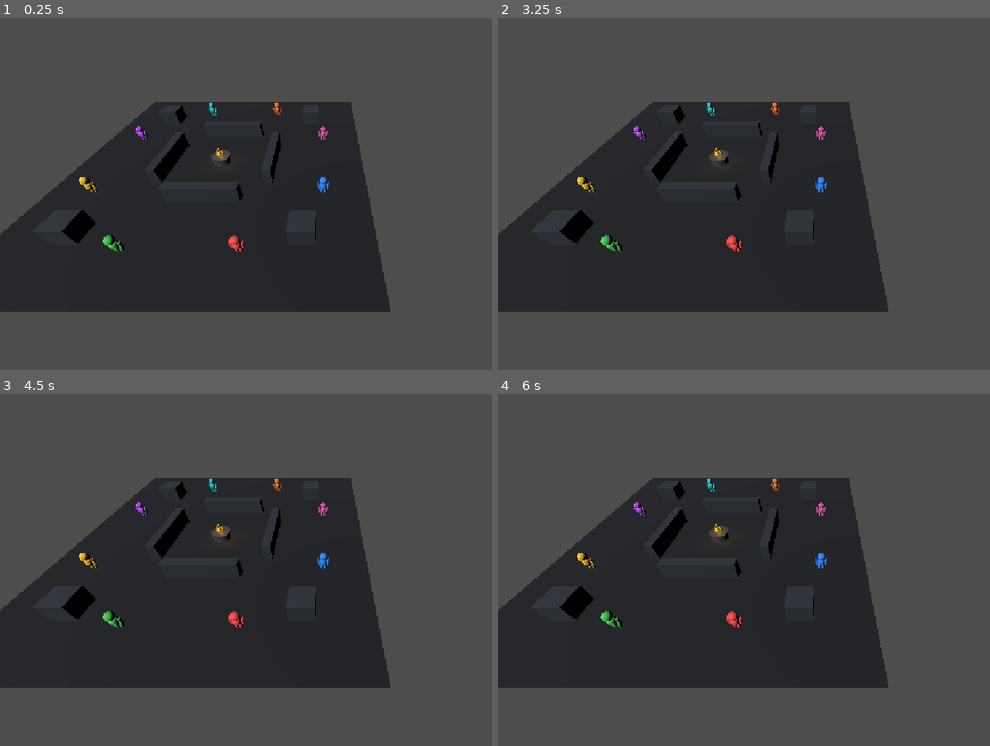
Above: before the commit, frames 1-4 (two rows, left to right).
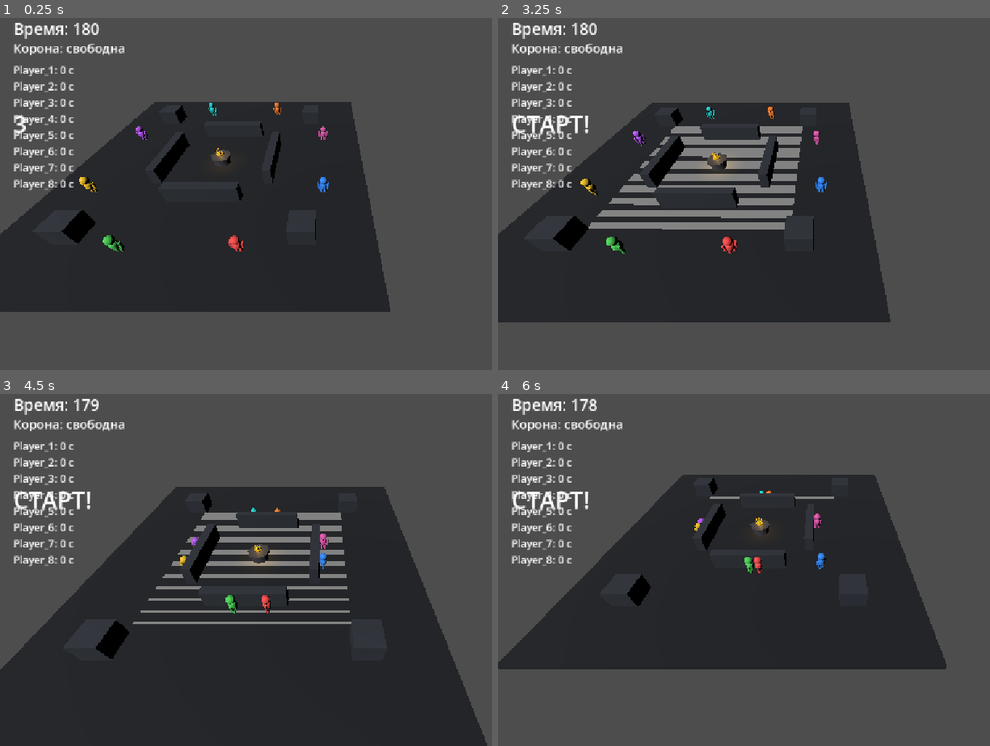
Above: after the commit, the same moments.

Repository: denisyltanovmagamed-netizen/PROJECT-01-CROWN
Game: Godot game, scene res://scenes/main/main.tscn
Same seed, same stepped clock (60 frames per second), same inputs: the game is played once before the commit and once after it.
Inputs (mouse positions are in pixels of both pictures, inside the frame that each line leads up to):
- Up to frame 1 (0.25 s): no input
- Up to frame 2 (3.25 s): tap Enter at 0.5, 2 s; move the mouse to (965, 169) at 0.52 s; hold Right (ui_right) 0.53-1.28 s; click (965, 169) at 0.67 s; tap Space at 1.25, 2.75 s; move the mouse to (689, 208) at 1.27 s; hold Down (ui_down) 1.28-2.03 s; move the mouse to (886, 109) at 2.02 s; hold Right (ui_right) 2.03-2.78 s; move the mouse to (788, 260) at 2.77 s; hold Up (ui_up) from 2.78 s (still down); click (788, 260) at 2.92 s
- Up to frame 3 (4.5 s): move the mouse to (outside the picture) at 3.52 s; release Up (ui_up) at 3.53 s; hold Left (ui_left) from 3.53 s (still down); move the mouse to (127, 510) at 4.27 s
- Up to frame 4 (6 s): move the mouse to (852, 562) at 5.02 s; release Left (ui_left) at 5.03 s; hold Down (ui_down) 5.03-5.78 s; click (852, 562) at 5.17 s; move the mouse to (724, 474) at 5.77 s; hold Right (ui_right) from 5.78 s (still down)

The runs differ from the first frame. In frame 1, 2.0% of the frame differs, in the area x 2-26%, y 1-49%; in frame 2, 11%; in frame 3, 35%, in the area x 0-100%, y 1-100%; in frame 4, 18%.
Error before the commit: Parse Error: Cannot infer the type of "facing" variable because the value doesn't have a set type. (res://scripts/game/game_manager.gd:173)

Commit message:
Fix Gameplay V3 GDScript type inference

Diff:
--- a/scripts/game/game_manager.gd
+++ b/scripts/game/game_manager.gd
@@ -170,7 +170,7 @@
         return false
 
     to_attacker = to_attacker.normalized()
-    var facing := holder.facing_direction
+    var facing: Vector3 = holder.facing_direction
     facing.y = 0.0
     if facing.length_squared() <= 0.001:
         facing = Vector3.FORWARD
